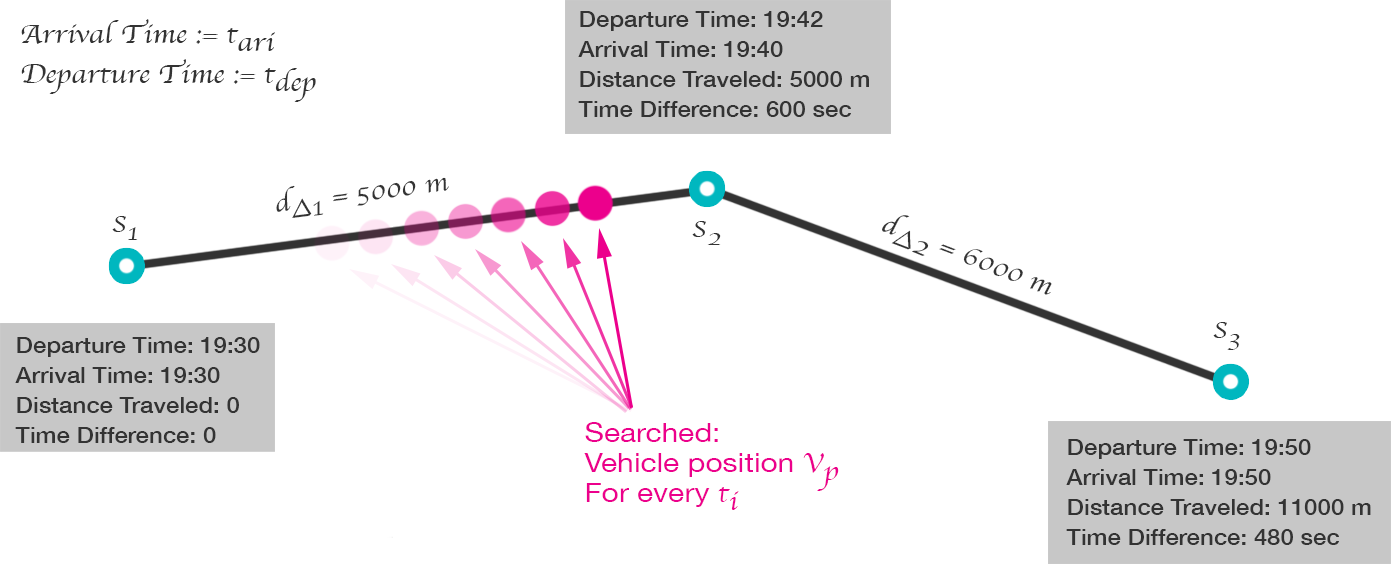
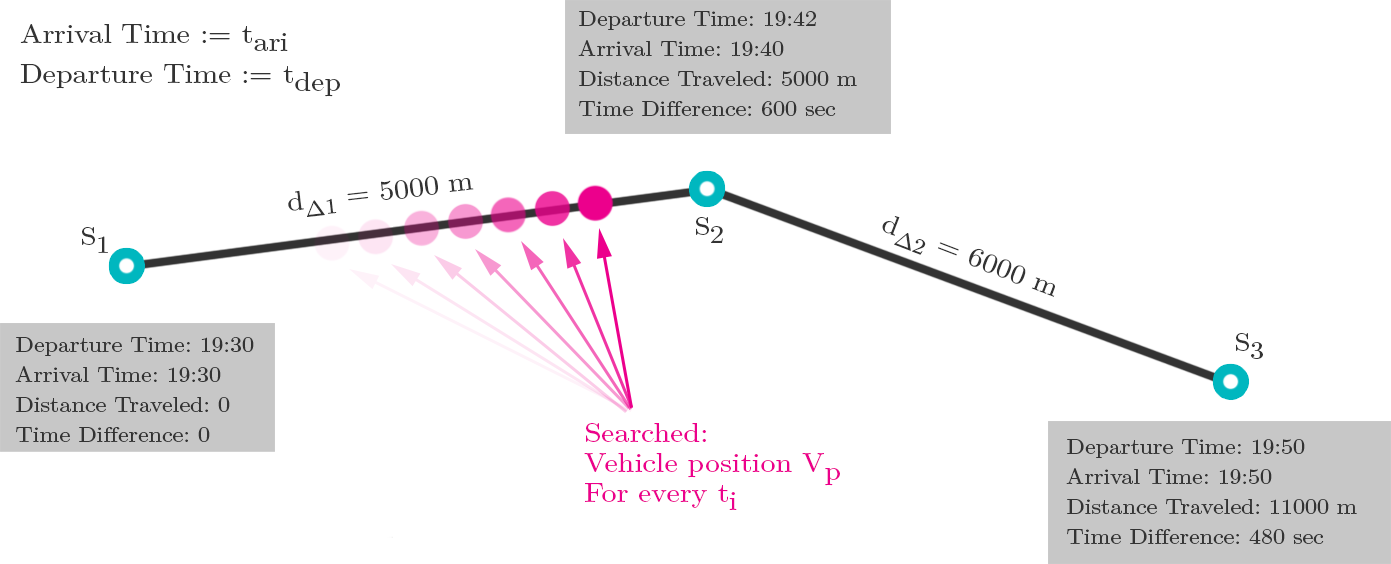
Layers edited between the first and the second 1391x564 image:
painted on "S3" over [1213,322,1263,359]
painted on "S2" over [692,217,723,245]
painted on "S1" over [82,216,138,253]
painted on "Arrival Time := tari Departure Time := tdep" over [20,19,340,102]
painted on "d∆2 = 6000 m" over [882,215,1055,297]
painted on "d∆1 = 5000 m" over [276,176,474,218]
painted on "Departure Time: 19:50 Arrival Time: 19:50 Distance Traveled: 11" over [1066,439,1371,545]
painted on "Departure Time: 19:42 Arrival Time: 19:40 Distance Traveled: 50" over [578,11,869,117]
painted on "Departure Time: 19:30 Arrival Time: 19:30 Distance Traveled: 0" over [15,337,260,443]
moved "Searched: Vehicle position Vp For every ti" above "Shape 7", painted on it over [584,422,840,510]
